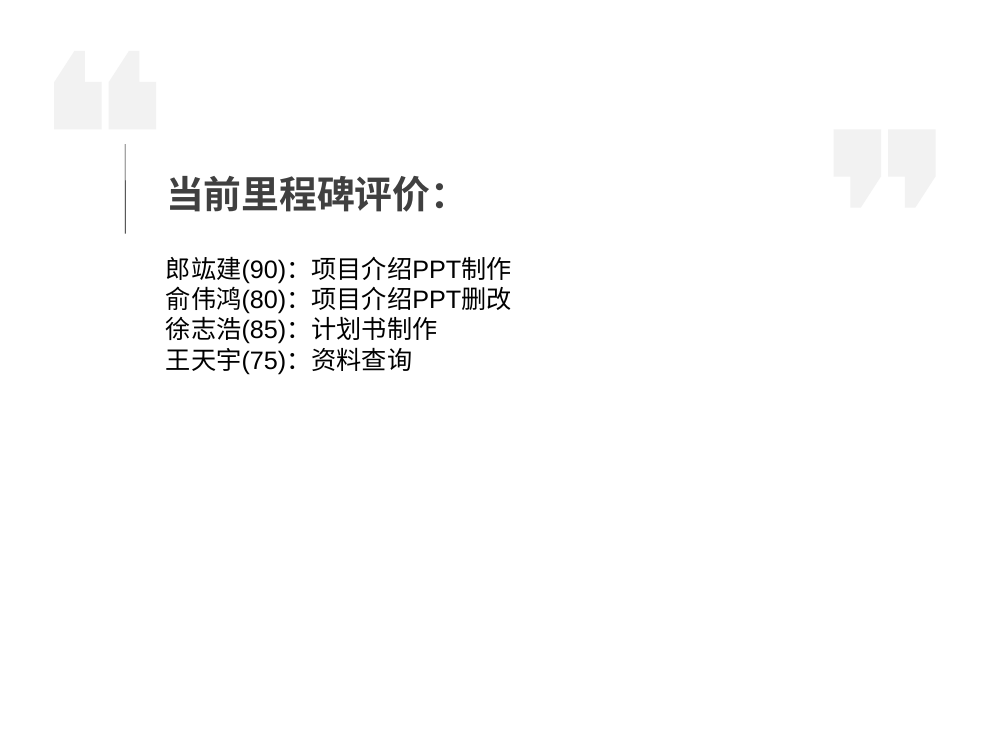
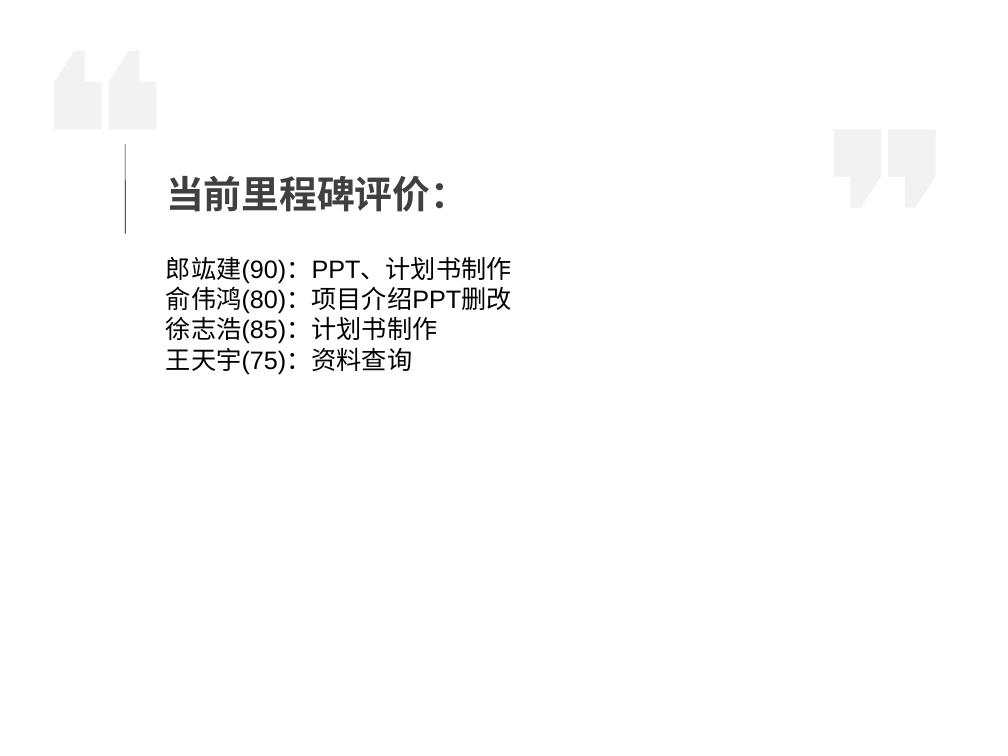
Before and after one commit to agukl/tankWar, a slide deck: slide 9 of 坦克大战.ppt (slide 7 before the commit). Drawn at 1008x756 pixels with LibreOffice and Linux fonts; fonts in the diff are those of the drawing. Boxes give left, top, right and bottom in pixels: in the first picture for what was removed or moved away, otherwise in the second. Text is boxed around its words. In the diff, an @@ line names an element or a change of style, - is before the commit and + after.

```diff
--- a/坦克大战.ppt
+++ b/坦克大战.ppt
@@ text at bbox=[166, 256, 512, 284]: text changed @@
-郎竑建(90)：项目介绍PPT制作
+郎竑建(90)：PPT、计划书制作
```
Also in this commit, not shown: 9 other slides changed, 3 slides added, 2 other files.
